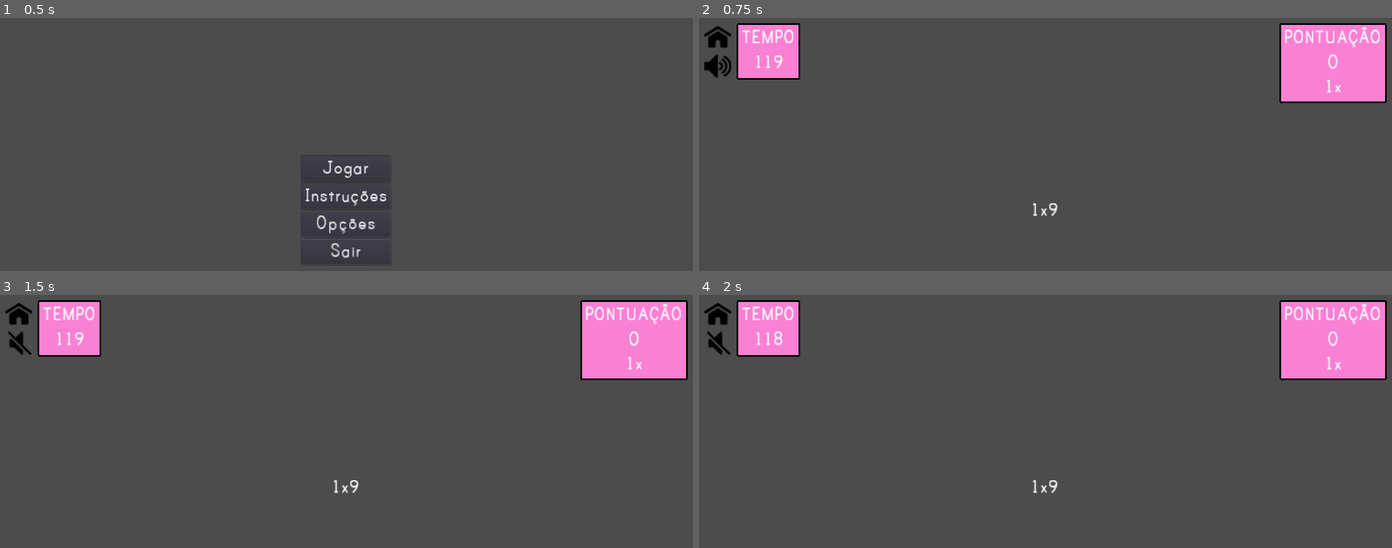
Above: before the commit, frames 1-4 (two rows, left to right).
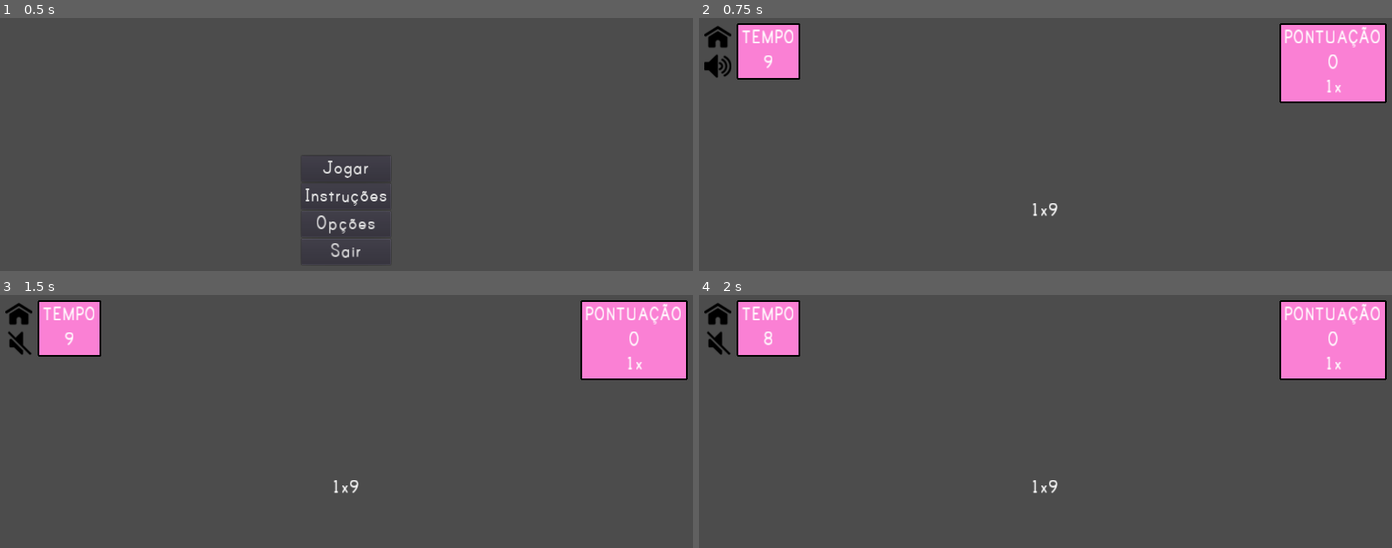
Above: after the commit, the same moments.

Repository: rpeixe/Tabolhada
Game: Godot game, scene res://scenes/MainMenu.tscn
The game is run twice, just before and just after one commit, with the same random seed, the same clock (stepped at 60 frames per second) and the same inputs.
Inputs (mouse positions are in pixels of both pictures, inside the frame that each line leads up to):
- Up to frame 1 (0.5 s): no input
- Up to frame 2 (0.75 s): click "Jogar" at 0.5 s
- Up to frame 3 (1.5 s): click (20, 343) at 1.25 s
- Up to frame 4 (2 s): no input

Frame 1 is identical in both runs. In frame 2, less than 0.1% of the frame differs, in the area x 8-13%, y 14-20%; in frame 3, less than 0.1%; in frame 4, 0.1%.

Commit message:
Sons de estourar bolha, música de fundo, correções de UI

Diff:
--- a/project.godot
+++ b/project.godot
@@ -14,12 +14,16 @@
 run/main_scene="res://scenes/MainMenu.tscn"
 config/icon="res://icon.png"
 
+[autoload]
+
+BackgroundMusic="*res://scenes/BackgroundMusic.tscn"
+
 [display]
 
 window/size/width=1280
 window/size/height=720
 window/stretch/mode="2d"
-window/stretch/aspect="keep"
+window/stretch/aspect="expand"
 
 [gui]
 
--- /dev/null
+++ b/scenes/BackgroundMusic.tscn
@@ -0,0 +1,9 @@
+[gd_scene load_steps=2 format=2]
+
+[ext_resource path="res://sounds/music/background_music.ogg" type="AudioStream" id=1]
+
+[node name="BackgroundMusic" type="AudioStreamPlayer"]
+pause_mode = 2
+stream = ExtResource( 1 )
+volume_db = -10.0
+autoplay = true
--- a/scenes/Bubble.tscn
+++ b/scenes/Bubble.tscn
@@ -11,7 +11,6 @@
 radius = 53.0094
 
 [node name="Bubble" type="RigidBody2D"]
-position = Vector2( 640, 600 )
 input_pickable = true
 mode = 2
 physics_material_override = SubResource( 2 )
--- a/scenes/MainGame.tscn
+++ b/scenes/MainGame.tscn
@@ -7,6 +7,7 @@
 [ext_resource path="res://sprites/unmuted_icon.png" type="Texture" id=5]
 [ext_resource path="res://sprites/muted_icon.png" type="Texture" id=6]
 [ext_resource path="res://sprites/home_icon.png" type="Texture" id=7]
+[ext_resource path="res://scripts/MuteButton.gd" type="Script" id=8]
 
 [sub_resource type="RectangleShape2D" id=1]
 extents = Vector2( 640, 10 )
@@ -57,7 +58,7 @@
 shape = SubResource( 2 )
 
 [node name="GameTimer" type="Timer" parent="."]
-wait_time = 120.0
+wait_time = 10.0
 one_shot = true
 autostart = true
 
@@ -161,6 +162,7 @@
 texture_normal = ExtResource( 5 )
 texture_pressed = ExtResource( 6 )
 expand = true
+script = ExtResource( 8 )
 
 [node name="Timer" type="PanelContainer" parent="UI/HBoxContainer"]
 margin_left = 60.0
@@ -248,24 +250,30 @@
 margin_bottom = 47.0
 text = "Cancelar"
 
-[node name="GameOverPopup" type="PopupDialog" parent="UI"]
+[node name="GameOverPopup" type="PopupPanel" parent="UI"]
 pause_mode = 2
-margin_right = 267.0
-margin_bottom = 158.0
+margin_right = 198.0
+margin_bottom = 153.0
 custom_styles/panel = ExtResource( 4 )
 popup_exclusive = true
 
-[node name="CenterContainer" type="CenterContainer" parent="UI/GameOverPopup"]
-anchor_right = 1.0
-anchor_bottom = 1.0
-
-[node name="VBoxContainer" type="VBoxContainer" parent="UI/GameOverPopup/CenterContainer"]
-margin_left = 42.0
-margin_top = 10.0
-margin_right = 224.0
-margin_bottom = 147.0
-
-[node name="GameOverLabel" type="Label" parent="UI/GameOverPopup/CenterContainer/VBoxContainer"]
+[node name="MarginContainer" type="MarginContainer" parent="UI/GameOverPopup"]
+margin_left = 3.0
+margin_top = 3.0
+margin_right = 195.0
+margin_bottom = 150.0
+custom_constants/margin_right = 5
+custom_constants/margin_top = 5
+custom_constants/margin_left = 5
+custom_constants/margin_bottom = 5
+
+[node name="VBoxContainer" type="VBoxContainer" parent="UI/GameOverPopup/MarginContainer"]
+margin_left = 5.0
+margin_top = 5.0
+margin_right = 187.0
+margin_bottom = 142.0
+
+[node name="GameOverLabel" type="Label" parent="UI/GameOverPopup/MarginContainer/VBoxContainer"]
 margin_right = 182.0
 margin_bottom = 41.0
 theme = ExtResource( 3 )
@@ -273,7 +281,7 @@
 align = 1
 valign = 1
 
-[node name="FinalScore" type="Label" parent="UI/GameOverPopup/CenterContainer/VBoxContainer"]
+[node name="FinalScore" type="Label" parent="UI/GameOverPopup/MarginContainer/VBoxContainer"]
 margin_top = 45.0
 margin_right = 182.0
 margin_bottom = 86.0
@@ -281,13 +289,11 @@
 align = 1
 valign = 1
 
-[node name="GameOverButton" type="Button" parent="UI/GameOverPopup/CenterContainer/VBoxContainer"]
+[node name="GameOverButton" type="Button" parent="UI/GameOverPopup/MarginContainer/VBoxContainer"]
 margin_top = 90.0
 margin_right = 182.0
 margin_bottom = 137.0
 text = "Sair"
-
-[node name="BackgroundMusic" type="AudioStreamPlayer" parent="."]
 
 [connection signal="result_changed" from="." to="Spawner" method="_on_MainGame_result_changed"]
 [connection signal="timeout" from="Spawner/ShortTimer" to="Spawner" method="_on_ShortTimer_timeout"]
@@ -295,6 +301,7 @@
 [connection signal="timeout" from="GameTimer" to="." method="_on_GameTimer_timeout"]
 [connection signal="timeout" from="ScoreResetTimer" to="." method="_on_ScoreResetTimer_timeout"]
 [connection signal="button_up" from="UI/HBoxContainer/Buttons/HomeButton" to="." method="_on_HomeButton_button_up"]
+[connection signal="toggled" from="UI/HBoxContainer/Buttons/MuteButton" to="UI/HBoxContainer/Buttons/MuteButton" method="_on_MuteButton_toggled"]
 [connection signal="button_up" from="UI/QuitGamePopup/MarginContainer/VBoxContainer/HBoxContainer/QuitButton" to="." method="_on_QuitButton_button_up"]
 [connection signal="button_up" from="UI/QuitGamePopup/MarginContainer/VBoxContainer/HBoxContainer/CancelButton" to="." method="_on_CancelButton_button_up"]
-[connection signal="button_up" from="UI/GameOverPopup/CenterContainer/VBoxContainer/GameOverButton" to="." method="_on_GameOverButton_button_up"]
+[connection signal="button_up" from="UI/GameOverPopup/MarginContainer/VBoxContainer/GameOverButton" to="." method="_on_GameOverButton_button_up"]
--- /dev/null
+++ b/scenes/PopSoundCorrect.tscn
@@ -0,0 +1,13 @@
+[gd_scene load_steps=3 format=2]
+
+[ext_resource path="res://scripts/PopSound.gd" type="Script" id=1]
+[ext_resource path="res://sounds/sfx/bubble_pop_effect.wav" type="AudioStream" id=2]
+
+[node name="PopSoundCorrect" type="AudioStreamPlayer"]
+stream = ExtResource( 2 )
+volume_db = -10.0
+pitch_scale = 1.1
+autoplay = true
+script = ExtResource( 1 )
+
+[connection signal="finished" from="." to="." method="_on_PopSound_finished"]
--- /dev/null
+++ b/scenes/PopSoundWrong.tscn
@@ -0,0 +1,13 @@
+[gd_scene load_steps=3 format=2]
+
+[ext_resource path="res://scripts/PopSound.gd" type="Script" id=1]
+[ext_resource path="res://sounds/sfx/bubble_pop_effect.wav" type="AudioStream" id=2]
+
+[node name="PopSoundCorrect" type="AudioStreamPlayer"]
+stream = ExtResource( 2 )
+volume_db = -10.0
+pitch_scale = 0.8
+autoplay = true
+script = ExtResource( 1 )
+
+[connection signal="finished" from="." to="." method="_on_PopSound_finished"]
--- a/scripts/Bubble.gd
+++ b/scripts/Bubble.gd
@@ -38,12 +38,14 @@
 	value = num
 	$Label.text = str(value)
 
+func pop_bubble():
+	emit_signal("bubble_popped", value)
+	queue_free()
+
 
 func _on_Bubble_input_event(viewport, event, shape_idx):
 	if  event is InputEventMouseButton and event.pressed and event.button_index == BUTTON_LEFT:
-		emit_signal("bubble_popped", value)
-		queue_free()
-
+		pop_bubble()
 
 func _on_Timer_timeout():
 	queue_free()
--- a/scripts/MainGame.gd
+++ b/scripts/MainGame.gd
@@ -1,17 +1,18 @@
 extends Node
 
 
-# Declare member variables here. Examples:
 var rng = RandomNumberGenerator.new()
 var num_1
 var num_2
 var result
 var score = 0
 var multiplier = 1
+var pop_sound_correct = preload("res://scenes/PopSoundCorrect.tscn")
+var pop_sound_wrong = preload("res://scenes/PopSoundWrong.tscn")
 
 signal result_changed(value)
 
-# Called when the node enters the scene tree for the first time.
+
 func _ready():
 	rng.randomize()
 	randomize_numbers()
@@ -38,19 +39,23 @@
 	$UI/Scoreboard/MarginContainer/VBoxContainer/Score.text = str(score)
 
 func on_bubble_popped(value):
+	var sound
+	add_child(sound)
 	if value == result:
 		increase_score()
+		sound = pop_sound_correct.instance()
 	else:
 		set_multiplier(1)
+		sound = pop_sound_wrong.instance()
+	add_child(sound)
 	randomize_numbers()
-
 
 func _on_ScoreResetTimer_timeout():
 	randomize_numbers()
 
 
 func _on_GameTimer_timeout():
-	$UI/GameOverPopup/CenterContainer/VBoxContainer/FinalScore.text = str(score)
+	$UI/GameOverPopup/MarginContainer/VBoxContainer/FinalScore.text = str(score)
 	$UI/GameOverPopup.popup_centered()
 	get_tree().paused = true
 
--- /dev/null
+++ b/scripts/MuteButton.gd
@@ -0,0 +1,8 @@
+extends TextureButton
+
+
+var master_sound = AudioServer.get_bus_index("Master")
+
+
+func _on_MuteButton_toggled(button_pressed):
+	AudioServer.set_bus_mute(master_sound, button_pressed)
--- /dev/null
+++ b/scripts/PopSound.gd
@@ -0,0 +1,8 @@
+extends AudioStreamPlayer
+
+
+
+
+
+func _on_PopSound_finished():
+	queue_free()
--- a/scripts/Spawner.gd
+++ b/scripts/Spawner.gd
@@ -32,6 +32,7 @@
 
 	$Bubbles.add_child(new_bubble)
 	new_bubble.connect("bubble_popped", get_parent(), "on_bubble_popped")
+	new_bubble.global_position = global_position
 
 	if count == guaranteed_bubble:
 		bubble_value = current_result
Not shown: 1 places in scenes/MainGame.tscn that only renumber resources
Not shown, added: sounds/music/background_music.ogg.import
Not shown, added: sounds/sfx/bubble_pop_effect.wav.import
Not shown, added: sounds/music/background_music.ogg
Not shown, added: sounds/sfx/bubble_pop_effect.wav
